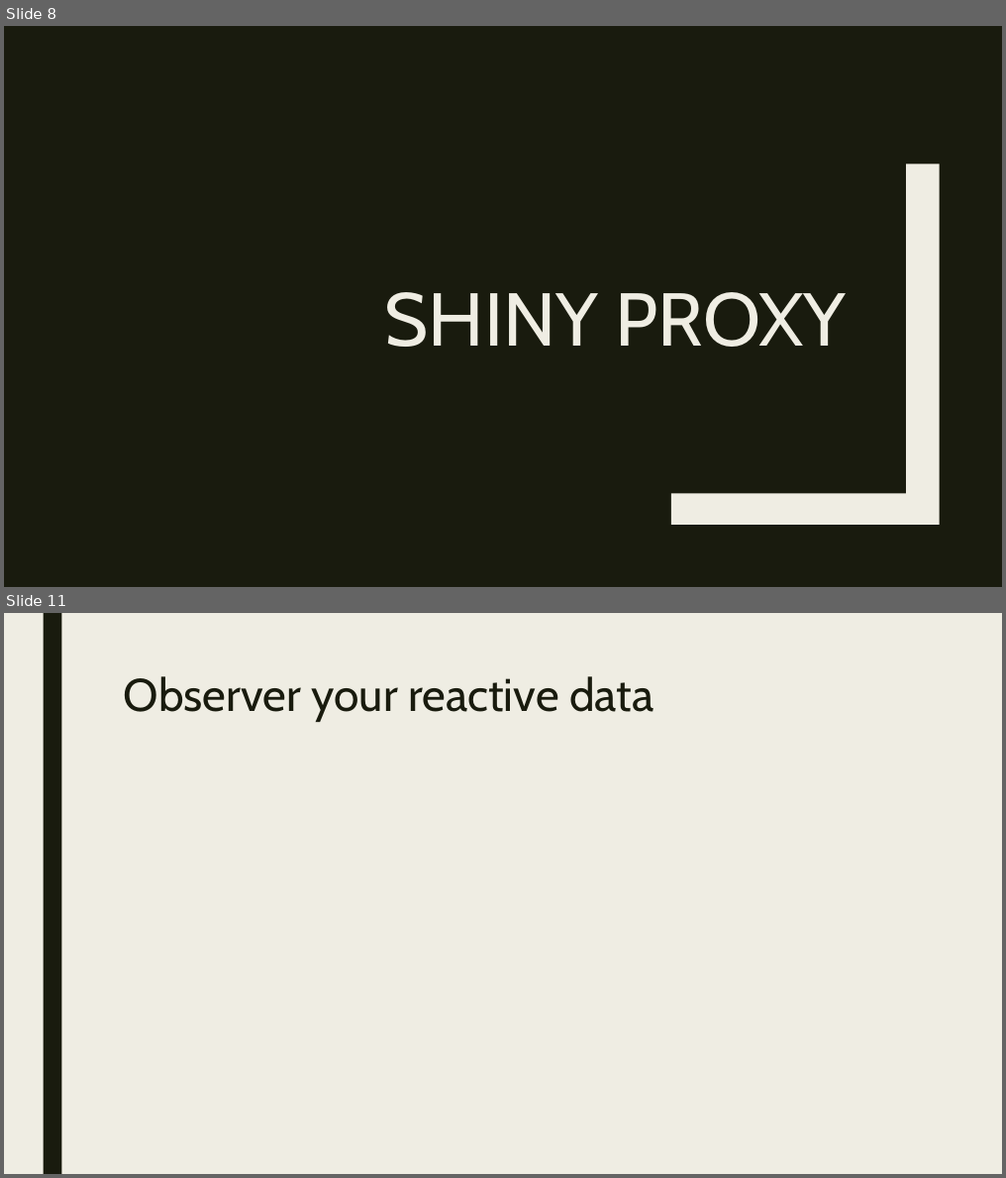
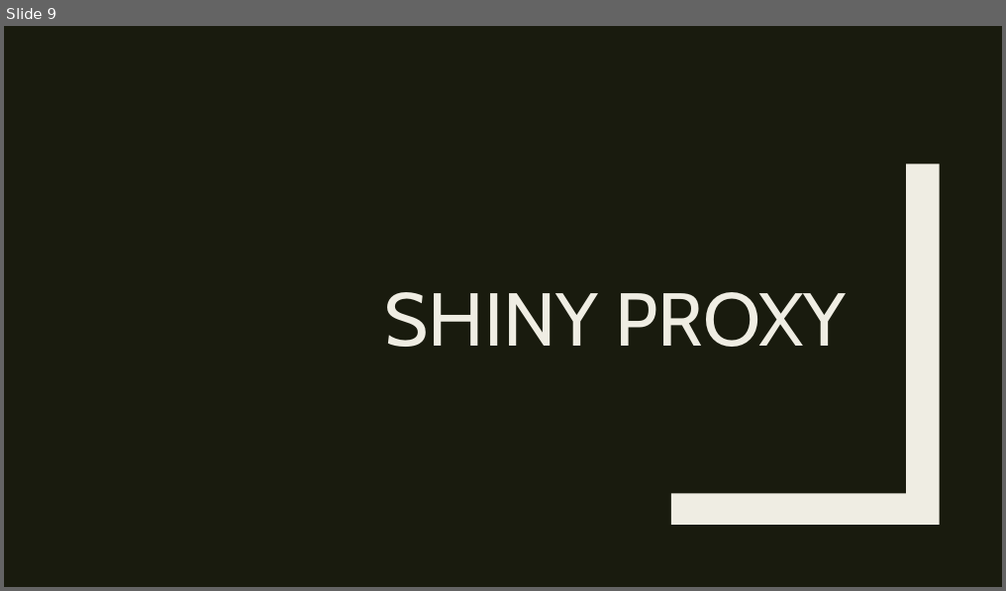
Before and after one commit to RforOperations2018/Class_10-Leaflet-Shiny, a slide deck: Class 10.pptx. Shown one above the other, each under a label of ours: slides 8 and 11 before the commit, slide 9 after it; the slides between them are not shown. The pictures are 1006x1178 and 1006x591 pixels, drawn with LibreOffice and Linux fonts; fonts in the diff are those of the drawing. Boxes give left, top, right and bottom in pixels: in the first picture for what was removed or moved away, otherwise in the second. Text is boxed around its words. In the diff, an @@ line names an element or a change of style, - is before the commit and + after.

```diff
--- a/Class 10.pptx
+++ b/Class 10.pptx
@@ slide 11 removed at (4, 613, 1002, 1174), background #EFEDE3 @@
@@ rectangle removed at (43, 613, 61, 1174) @@
@@ title removed at (124, 676, 653, 722) @@
-Observer your reactive data
@@ what was slide 8 is now slide 9 @@
```
Also in this commit, not shown: 3 slides changed, 8 slides added, 3 other slides removed, 1 other file.
